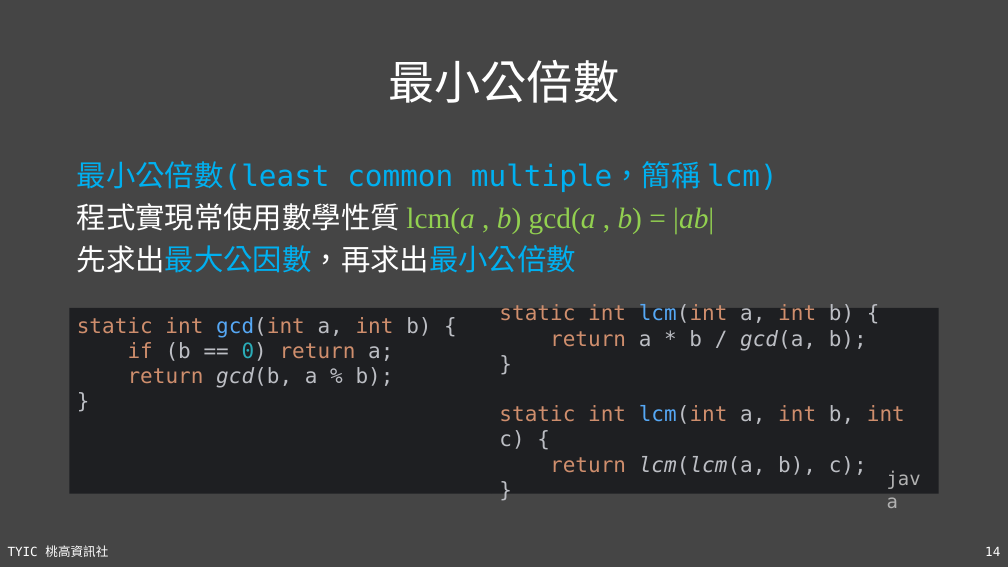
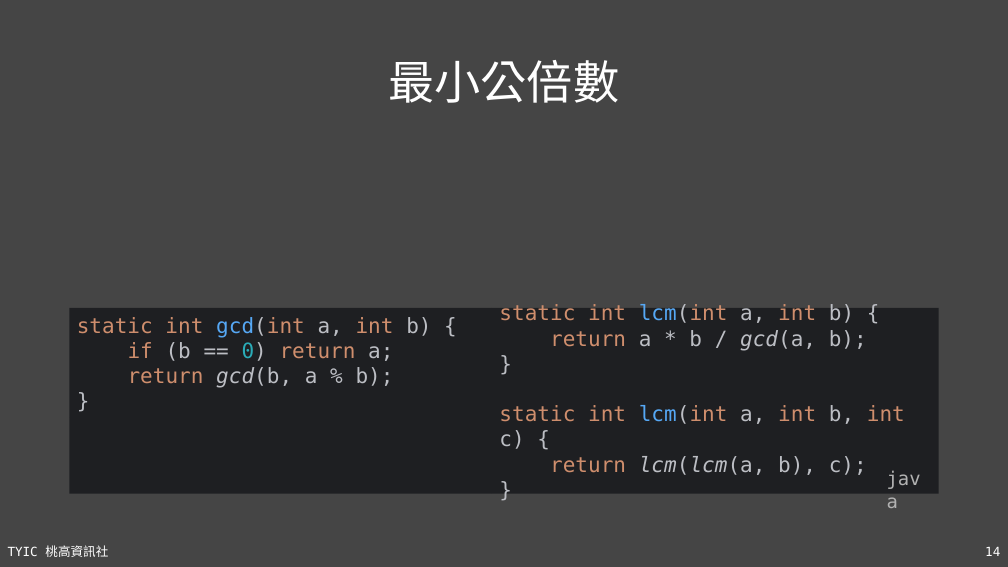
Before and after one commit to TYSHIC/slides, a slide deck: slide 14 of ppt/90_基礎資料結構與演算法.pptx. Drawn at 1008x567 pixels with LibreOffice and Linux fonts; fonts in the diff are those of the drawing; grey boxes stand for pictures. Boxes give left, top, right and bottom in pixels: in the first picture for what was removed or moved away, otherwise in the second. Text is boxed around its words. In the diff, an @@ line names an element or a change of style, - is before the commit and + after.

```diff
--- a/ppt/90_基礎資料結構與演算法.pptx
+++ b/ppt/90_基礎資料結構與演算法.pptx
@@ text removed at (77,161,778,273) @@
-最小公倍數(least common multiple，簡稱 lcm)
-程式實現常使用數學性質 lcm(a , b) gcd(a , b) = |ab|
-先求出最大公因數，再求出最小公倍數
```
Also in this commit, not shown: 10 other slides changed, 1 slide added, 3 other files.
